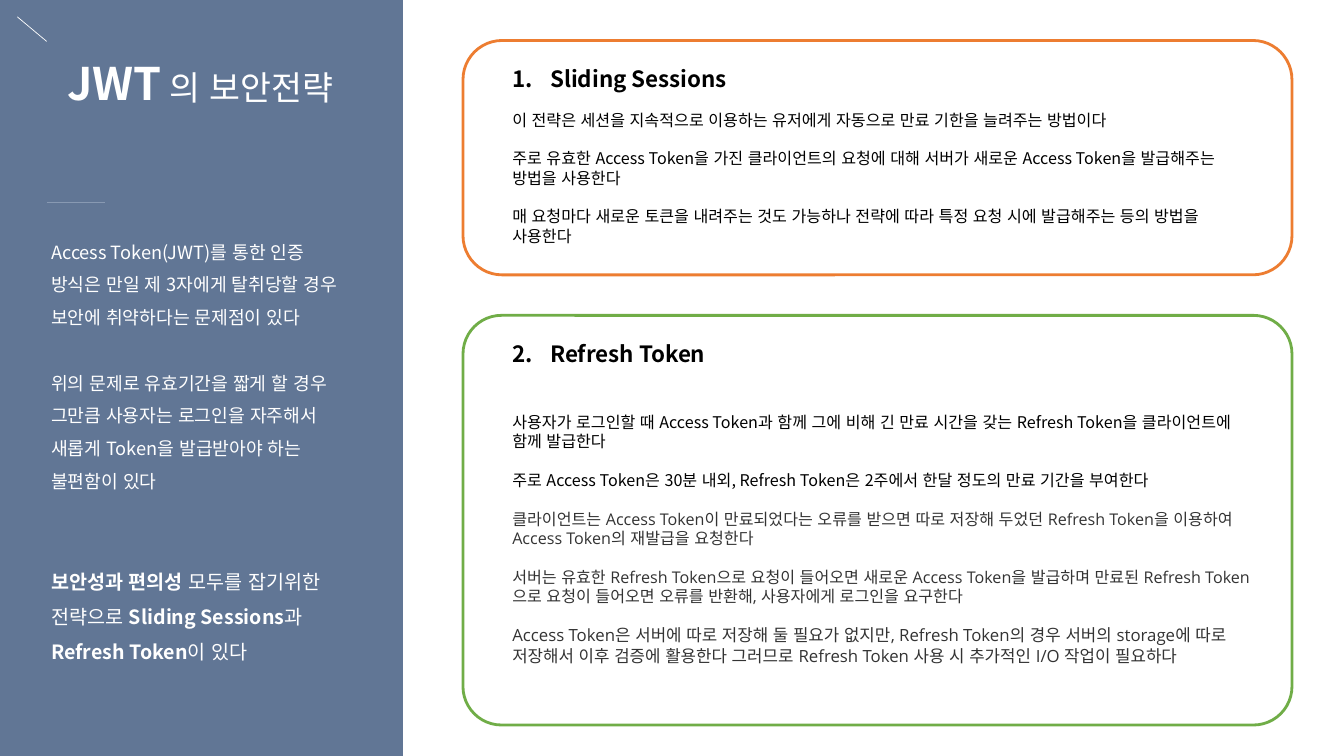
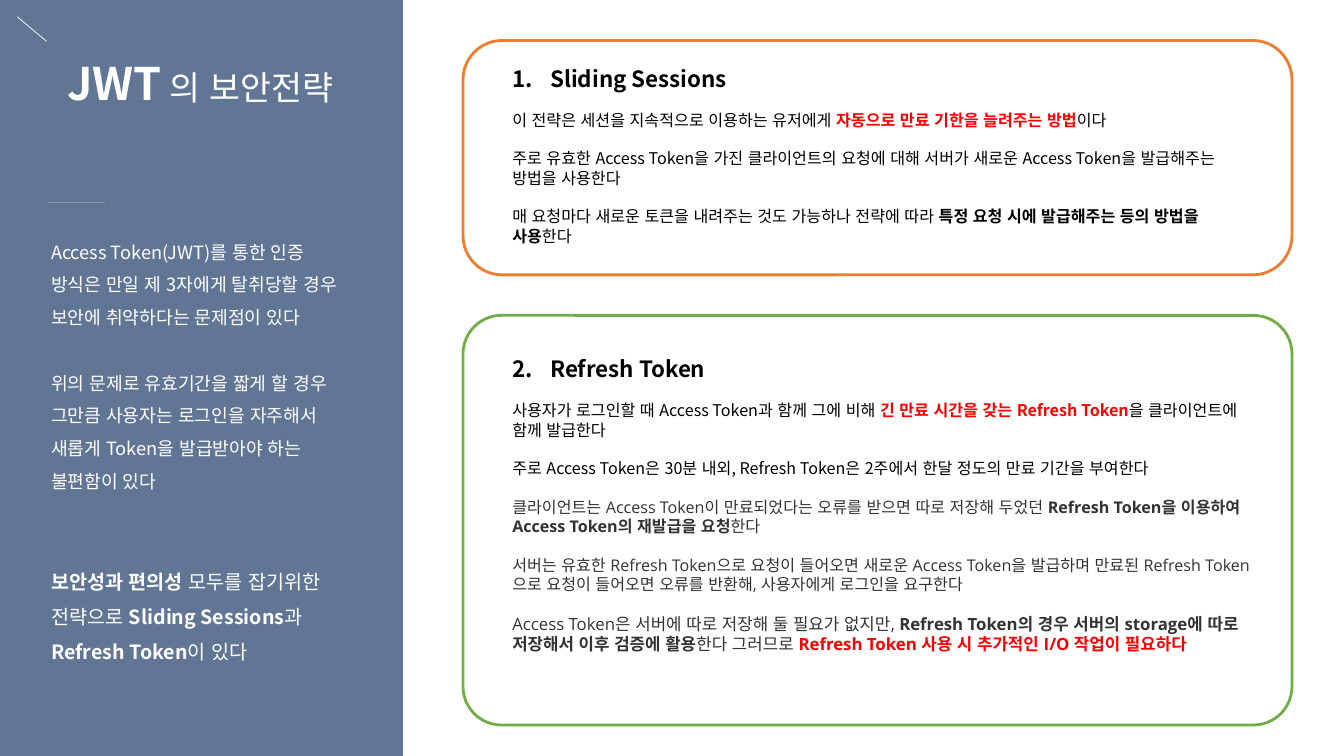
Before and after one commit to eunbee-kim/dmsql1471, a slide deck: slide 19 of 교육/5주차_DB정규화_반정규화_서버인증_세션과쿠키.pptx (slide 20 before the commit). Drawn at 1344x756 pixels with LibreOffice and Linux fonts; fonts in the diff are those of the drawing. Boxes give left, top, right and bottom in pixels: in the first picture for what was removed or moved away, otherwise in the second. Text is boxed around its words. In the diff, an @@ line names an element or a change of style, - is before the commit and + after.

```diff
--- a/교육/5주차_DB정규화_반정규화_서버인증_세션과쿠키.pptx
+++ b/교육/5주차_DB정규화_반정규화_서버인증_세션과쿠키.pptx
@@ text at bbox=[512, 112, 1199, 244]: text colour #000000 to #FF0000 in "자동으로 만료 기한을 늘려주는 방법이다"; bold on in "자동으로 만료 기한을 늘려주는 방법이다", "특정 요청 시에 발급해주는 등의 방법을 사용한다" @@
@@ text "Refresh Token": place and size @@
-text "Refresh Token" at bbox=[512, 344, 1232, 664]
+text "Refresh Token" at bbox=[512, 359, 1240, 652]
@@ text at bbox=[512, 402, 1240, 652]: text colour #000000 to #FF0000 in "긴 만료 시간을 갖는 Refresh Token을"; bold on in "긴 만료 시간을 갖는 Refresh Token을", "Refresh Token을 이용하여 Access Token의 재발급을 요청한다", "Refresh Token의 경우 서버의 storage에 따로 저장해서 ..."; text colour #333333 to #FF0000 in "Refresh Token 사용 시 추가적인 I/O 작업이 ..." @@
```
Also in this commit, not shown: 9 other slides changed.
